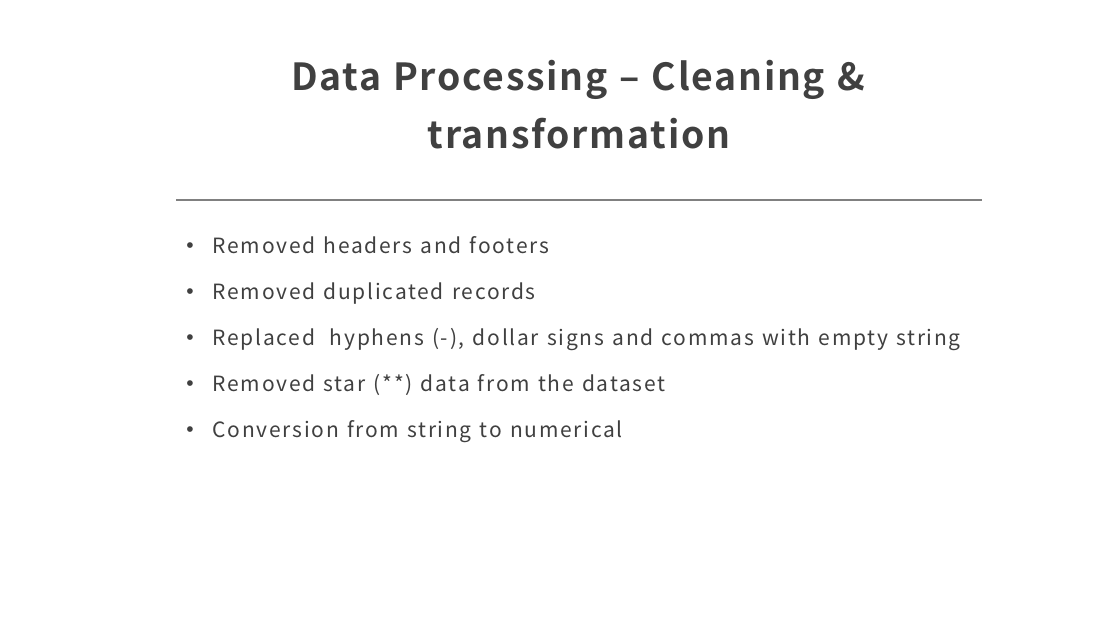
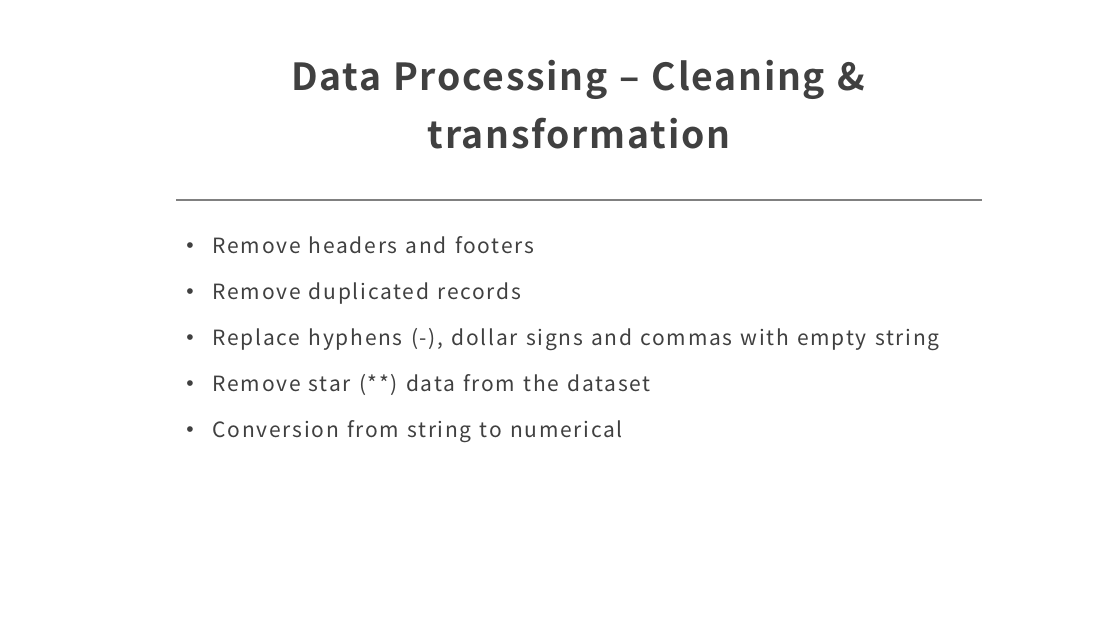
Before and after one commit to vinaya-kusuma/Project1, a slide deck: slide 7 of Project1.pptx. Drawn at 1120x630 pixels with LibreOffice and Linux fonts; fonts in the diff are those of the drawing. Boxes give left, top, right and bottom in pixels: in the first picture for what was removed or moved away, otherwise in the second. Text is boxed around its words. In the diff, an @@ line names an element or a change of style, - is before the commit and + after.

```diff
--- a/Project1.pptx
+++ b/Project1.pptx
@@ text at (213, 236, 940, 392): text changed @@
-• Removed headers and footers
-• Removed duplicated records
-• Replaced hyphens (-), dollar signs and commas with empty string
-• Removed star (**) data from the dataset
+• Remove headers and footers
+• Remove duplicated records
+• Replace hyphens (-), dollar signs and commas with empty string
+• Remove star (**) data from the dataset
```
Also in this commit, not shown: 4 other slides changed, 5 slides added, 5 slides removed.
